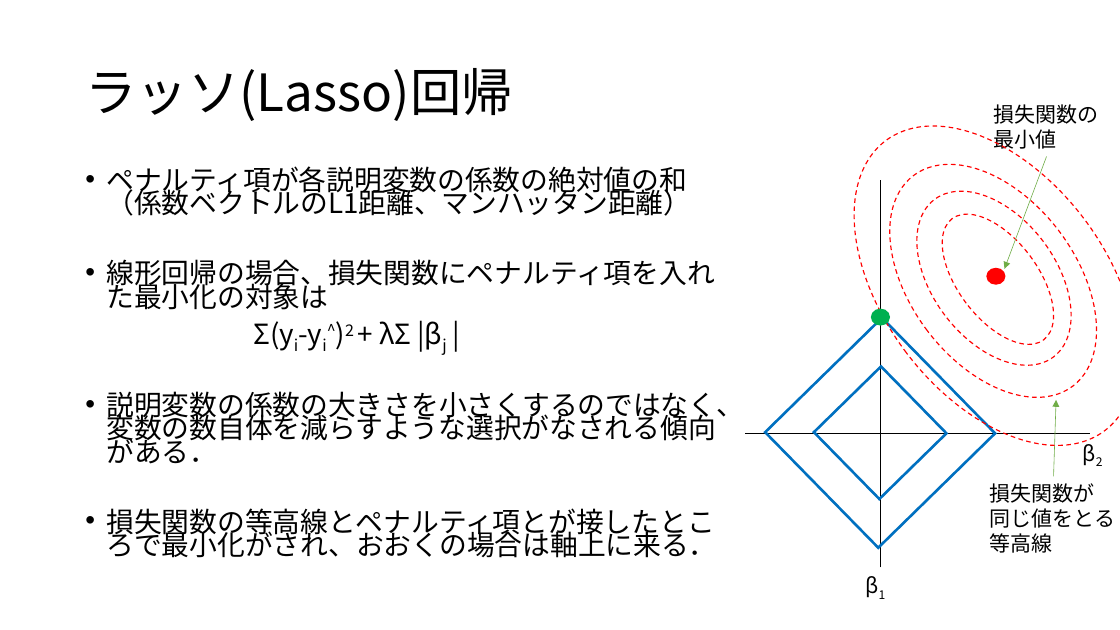
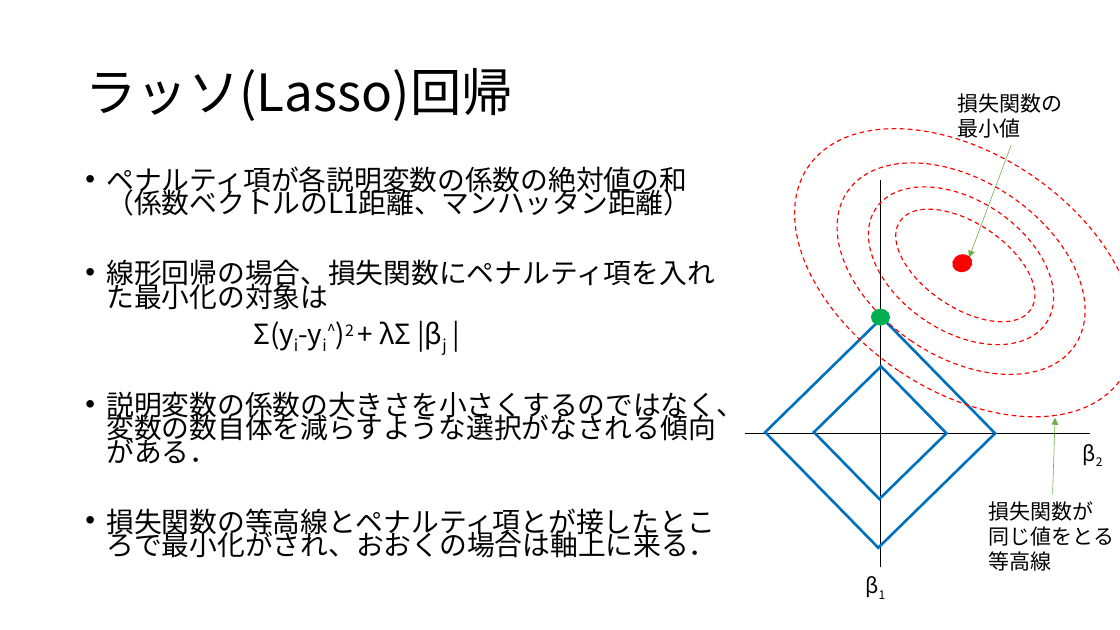
Before and after one commit to KoHMB/Shigen_kensyu_FRA, a slide deck: slide 7 of R/スライド/第32回.pptx (slide 6 before the commit). Drawn at 1120x630 pixels with LibreOffice and Linux fonts; fonts in the diff are those of the drawing. Boxes give left, top, right and bottom in pixels: in the first picture for what was removed or moved away, otherwise in the second. Text is boxed around its words. In the diff, an @@ line names an element or a change of style, - is before the commit and + after.

```diff
--- a/R/スライド/第32回.pptx
+++ b/R/スライド/第32回.pptx
@@ text "損失関数の": place and size @@
-text "損失関数の" at (993,104,1098,152)
+text "損失関数の" at (958,93,1063,141)
@@ arrow moved from (1047, 156) - (1005, 269) to (1012, 145) - (970, 258) @@
@@ rotation 322 to 304 degrees in 4 elements at (742,69,1120,477), (799,119,1120,418), (840,154,1083,377), (876,187,1054,344) @@
@@ ellipse at (950,252,974,275): rotation 0 to 341 degrees @@
@@ arrow moved from (1054, 476) - (1056, 400) to (1053, 494) - (1055, 418) @@
@@ text "損失関数が": place and size @@
-text "損失関数が" at (990,483,1116,553)
+text "損失関数が" at (989,501,1115,571)
```
Also in this commit, not shown: 1 other slide changed, 1 slide added.
